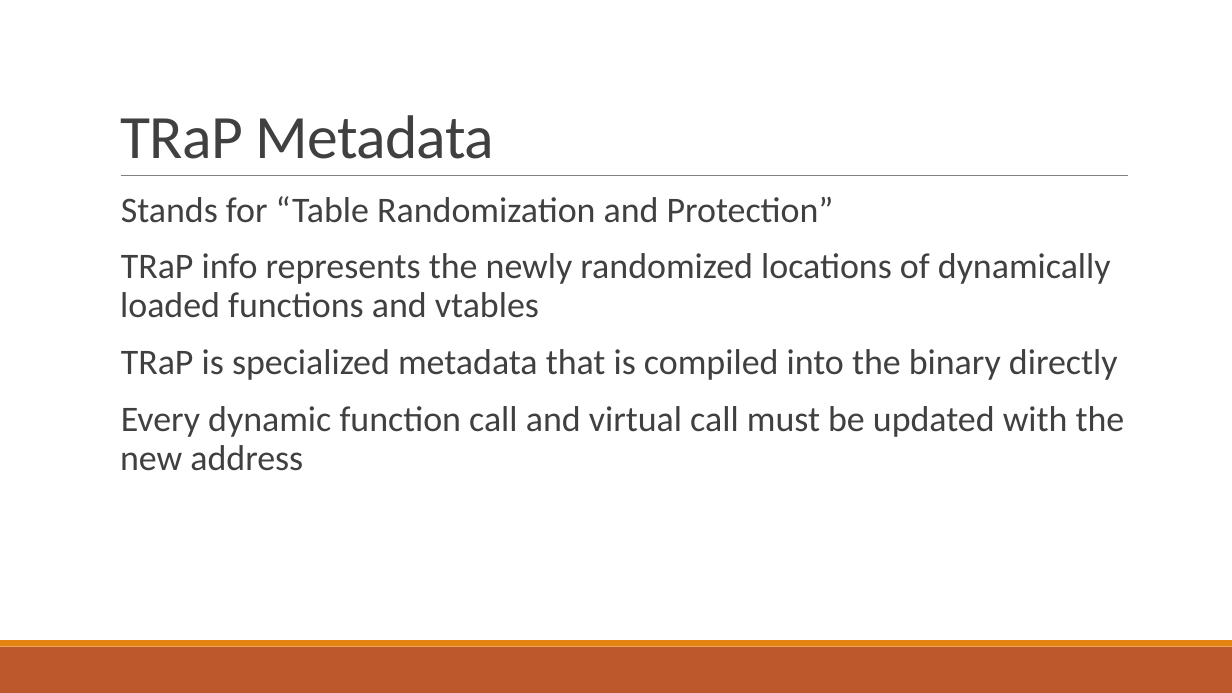
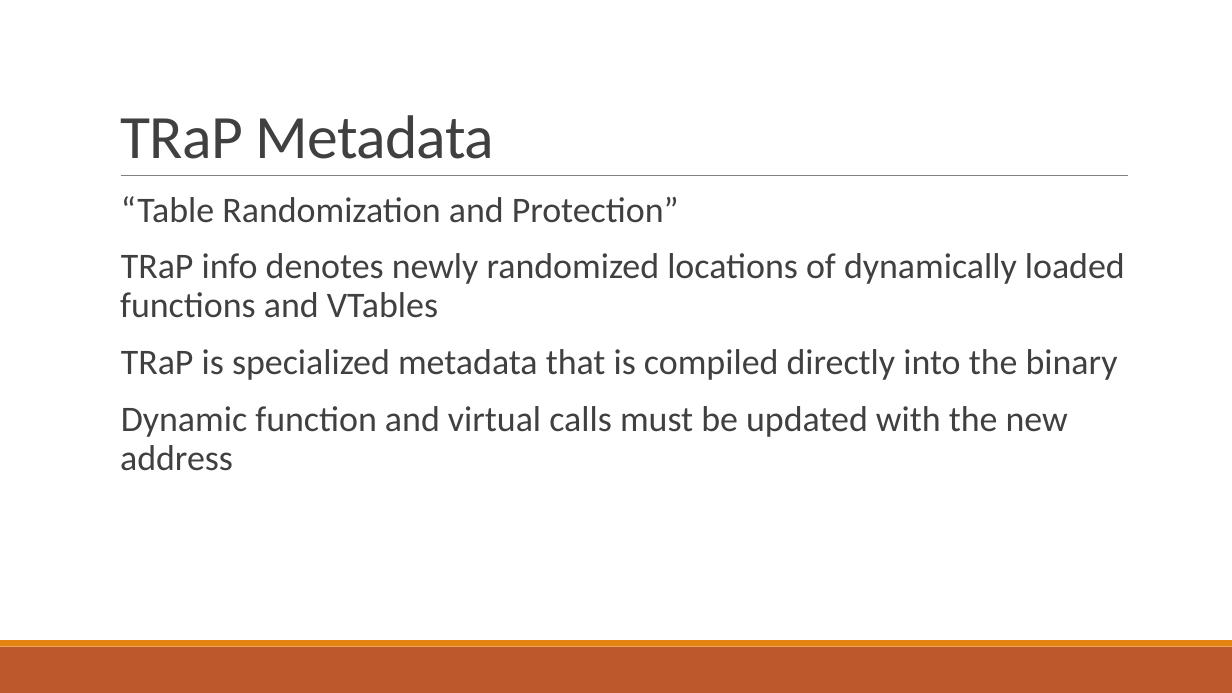
Before and after one commit to bretafinley/coop, a slide deck: slide 35 of COOP.pptx. Drawn at 1232x693 pixels with LibreOffice and Linux fonts; fonts in the diff are those of the drawing. Boxes give left, top, right and bottom in pixels: in the first picture for what was removed or moved away, otherwise in the second. Text is boxed around its words. In the diff, an @@ line names an element or a change of style, - is before the commit and + after.

```diff
--- a/COOP.pptx
+++ b/COOP.pptx
@@ text at box(120, 196, 1125, 471): text changed @@
-  Stands for “Table Randomization and Protection”
-  TRaP info represents the newly randomized locations of dynamically loaded functions and vtables
-  TRaP is specialized metadata that is compiled into the binary directly
-  Every dynamic function call and virtual call must be updated with the new address
+  “Table Randomization and Protection”
+  TRaP info denotes newly randomized locations of dynamically loaded functions and VTables
+  TRaP is specialized metadata that is compiled directly into the binary
+  Dynamic function and virtual calls must be updated with the new address
```
Also in this commit, not shown: 32 other slides changed.
